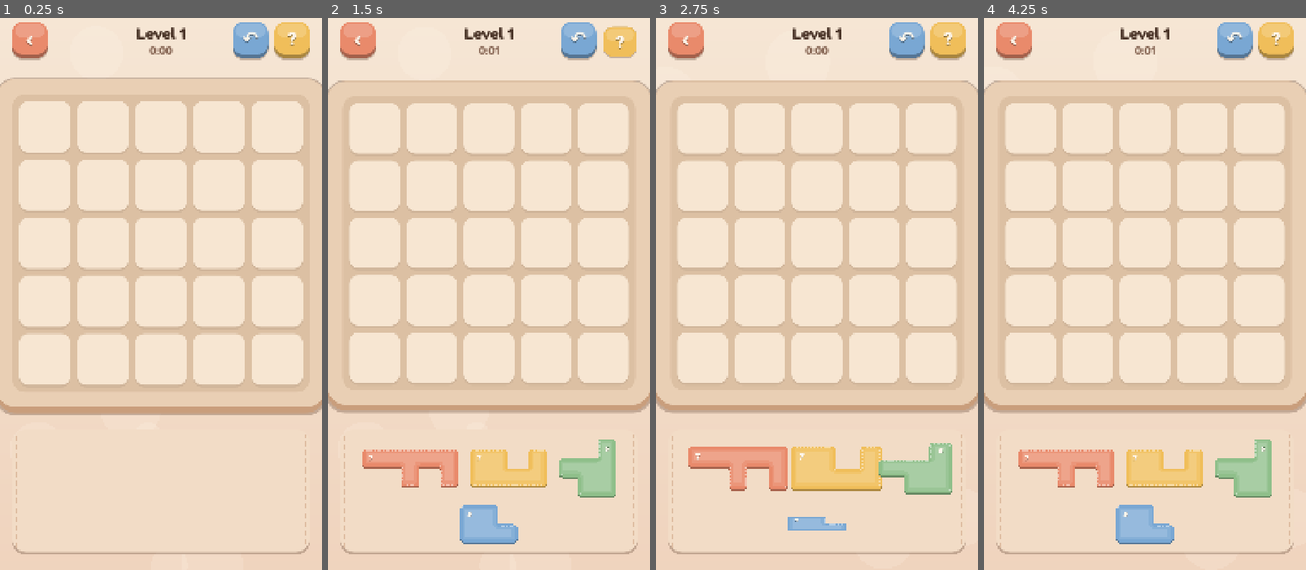
Above: before the commit, frames 1-4 (left to right).
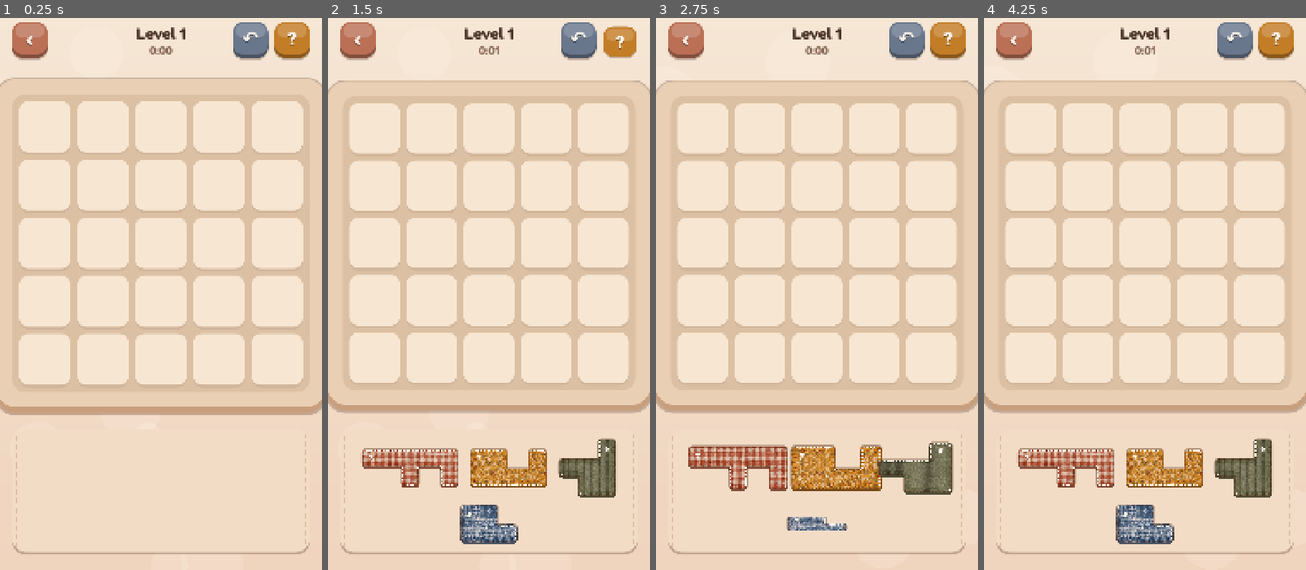
Above: after the commit, the same moments.

Repository: firatdinc/snuglo
Game: Godot game, scene res://scenes/Main.tscn
Two runs of this game, one before a commit and one after it. Both use one fixed random seed, a clock stepped at 60 frames per second and the inputs below.
Inputs (mouse positions are in pixels of both pictures, inside the frame that each line leads up to):
- Up to frame 1 (0.25 s): no input
- Up to frame 2 (1.5 s): drag from (579, 40) to (521, 156) at 0.52 s; drag from (621, 40) to (472, 398) at 1.27 s
- Up to frame 3 (2.75 s): move the mouse to (684, 40) at 2.02 s; click (684, 40) at 2.17 s
- Up to frame 4 (4.25 s): drag from (1235, 40) to (1048, 194) at 2.77 s; drag from (1277, 40) to (1161, 282) at 3.52 s

The runs differ from the first frame. In frame 1, 1.9% of the frame differs, in the area x 3-97%, y 0-8%; in frame 2, 7.0%; in frame 3, 7.5%, in the area x 3-97%, y 0-93%; in frame 4, 7.1%.

Commit message:
feat(godot): patchwork sanat yönü, ChatGPT kumaş dokuları (12), yakalama araçları
Co-Authored-By: Claude Opus 5.5 <noreply@anthropic.com>

Diff:
--- /dev/null
+++ b/godot/scripts/game/fabrics.gd
@@ -0,0 +1,26 @@
+class_name Fabrics
+extends RefCounted
+## Kumaş dokuları: art/fabric/<set>/f<NN>.png (ChatGPT). Yoksa düz renk çizilir.
+## Parça rengi = palet; doku rengi zaten içerir → çizimde beyaz modülasyon.
+
+static var _cache := {}
+static var current_set := "classic"
+
+static func get_tex(i: int) -> Texture2D:
+	var key := "%s/%d" % [current_set, i % Palette.PIECES.size()]
+	if not _cache.has(key):
+		var p := "res://art/fabric/%s/f%02d.png" % [current_set, i % Palette.PIECES.size()]
+		_cache[key] = load(p) if ResourceLoader.exists(p) else null
+	return _cache[key]
+
+## Kumaş ölçeği: dokunun 1 pikseli kaç ekran pikseli (hücre boyundan bağımsız sabit desen).
+const TEXEL := 0.75
+
+static func uvs(poly: PackedVector2Array, tex: Texture2D, seed_i: int) -> PackedVector2Array:
+	var out := PackedVector2Array()
+	out.resize(poly.size())
+	var sz := tex.get_size() * TEXEL
+	var off := Vector2(fposmod(seed_i * 0.37, 1.0), fposmod(seed_i * 0.61, 1.0))
+	for k in poly.size():
+		out[k] = poly[k] / sz + off
+	return out
--- a/godot/scripts/game/piece_view.gd
+++ b/godot/scripts/game/piece_view.gd
@@ -25,6 +25,9 @@
 var squash := 0.0                # >0: yassı (x geniş y kısa)
 
 var _font: Font
+
+func _init() -> void:
+	texture_repeat = CanvasItem.TEXTURE_REPEAT_MIRROR
 
 func setup(p: PieceData, cell_size: float) -> void:
 	data = p
@@ -90,18 +93,29 @@
 	draw_set_transform(off + Vector2(0, depth), 0.0, Vector2.ONE)
 	draw_colored_polygon(sh.outer, col.darkened(0.28))
 	draw_set_transform(off, 0.0, Vector2.ONE)
-	draw_colored_polygon(sh.outer, col)
-	# Yastık şişkinliği: iç bölge hafif açık, üst-sol ışık.
-	if sh.inner.size() > 2:
-		draw_colored_polygon(sh.inner, col.lightened(0.1))
+	var tex := Fabrics.get_tex(data.color_index)
+	if tex:
+		var tint := Color.WHITE.lerp(Palette.BAD, invalid * 0.6)
+		draw_colored_polygon(sh.outer, tint, Fabrics.uvs(sh.outer, tex, data.color_index), tex)
+	else:
+		draw_colored_polygon(sh.outer, col)
+	# Yastık şişkinliği: kenarda sıcak gölge (kenar içe kıvrılmış), üst-solda yumuşak ışık.
+	var ring: PackedVector2Array = sh.outer.duplicate()
+	ring.append(sh.outer[0])
+	draw_polyline(ring, Color(0.3, 0.14, 0.06, 0.28), cs * 0.09, true)
+	draw_polyline(ring, Color(0.3, 0.14, 0.06, 0.18), cs * 0.04, true)
+	if sh.hi.size() > 2:
 		draw_set_transform(off + Vector2(-cs * 0.03, -cs * 0.035), 0.0, Vector2.ONE)
-		if sh.hi.size() > 2:
-			draw_colored_polygon(sh.hi, Color(1, 1, 1, 0.13))
+		draw_colored_polygon(sh.hi, Color(1, 0.97, 0.9, 0.1 if tex else 0.14))
 		draw_set_transform(off, 0.0, Vector2.ONE)
-	# Dikiş: çevre boyunca kesikli iplik.
+	# Dikiş: krem iplik + altında gölgesi (kumaşa batan iplik hissi).
 	var d := PieceShape.dashes(sh.stitch, cs * 0.09, cs * 0.06)
 	if d.size() > 1:
-		draw_multiline(d, col.lightened(0.45), maxf(2.0, cs * 0.028))
+		var w := maxf(2.0, cs * 0.032)
+		draw_set_transform(off + Vector2(w * 0.35, w * 0.5), 0.0, Vector2.ONE)
+		draw_multiline(d, Color(0.25, 0.12, 0.05, 0.45), w)
+		draw_set_transform(off, 0.0, Vector2.ONE)
+		draw_multiline(d, Palette.CREAM if tex else col.lightened(0.45), w)
 	# Alan sayısı: işlenmiş rakam.
 	var c0 := Vector2(data.cells[0]) * cs + Vector2(cs, cs) * 0.5
 	var fs := int(cs * 0.42)
--- a/godot/scripts/palette.gd
+++ b/godot/scripts/palette.gd
@@ -17,20 +17,20 @@
 const BAD := Color("e2675c")
 const GOLD := Color("f2b544")
 
-## Parça kumaşları — sıcak, toprak tonlu; neon yok.
+## Parça kumaşları — art/fabric/classic/fNN.png medyan renkleri (hayalet, yan yüz, vurgu için).
 const PIECES: Array[Color] = [
-	Color("e98a6b"),  # terracotta
-	Color("f0be5a"),  # hardal
-	Color("8fbf8a"),  # adaçayı
-	Color("79a7d3"),  # soluk mavi
-	Color("b58ac9"),  # erik
-	Color("f2a9a0"),  # şeftali
-	Color("5fb3a9"),  # deniz yeşili
-	Color("e57f9b"),  # gül
-	Color("a9b86a"),  # zeytin
-	Color("9d9be0"),  # lavanta
-	Color("d9965b"),  # karamel
-	Color("7cc4e0"),  # gökyüzü
+	Color("bb7056"),  # 00 terracotta kareli
+	Color("c37d27"),  # 01 hardal çiçekli
+	Color("6e6c4f"),  # 02 adaçayı fitilli kadife
+	Color("69778c"),  # 03 denim
+	Color("7a3242"),  # 04 erik kadife puantiye
+	Color("e6b49a"),  # 05 şeftali seersucker
+	Color("3d5a55"),  # 06 deniz yeşili örgü
+	Color("ca7266"),  # 07 gül çiçekli
+	Color("6a5d3c"),  # 08 zeytin balıksırtı tüvit
+	Color("a48aa7"),  # 09 lavanta waffle
+	Color("b47547"),  # 10 karamel ekose
+	Color("6c8ba7"),  # 11 gökyüzü yıldızlı
 ]
 
 static func piece(i: int) -> Color:
Binary file added: godot/art/fabric/classic/f00.png
Not shown, added: godot/art/fabric/classic/f00.png.import
Binary file added: godot/art/fabric/classic/f01.png
Not shown, added: godot/art/fabric/classic/f01.png.import
Binary file added: godot/art/fabric/classic/f02.png
Not shown, added: godot/art/fabric/classic/f02.png.import
Binary file added: godot/art/fabric/classic/f03.png
Not shown, added: godot/art/fabric/classic/f03.png.import
Binary file added: godot/art/fabric/classic/f04.png
Not shown, added: godot/art/fabric/classic/f04.png.import
Binary file added: godot/art/fabric/classic/f05.png
Not shown, added: godot/art/fabric/classic/f05.png.import
(and 29 more such lines)
